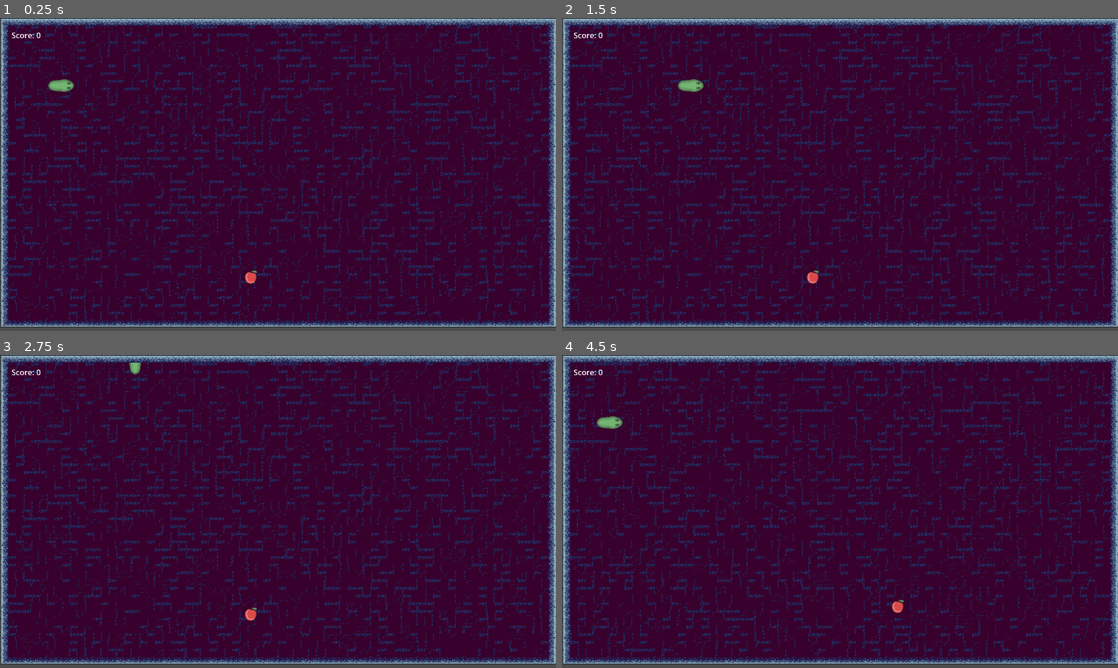
Above: before the commit, frames 1-4 (two rows, left to right).
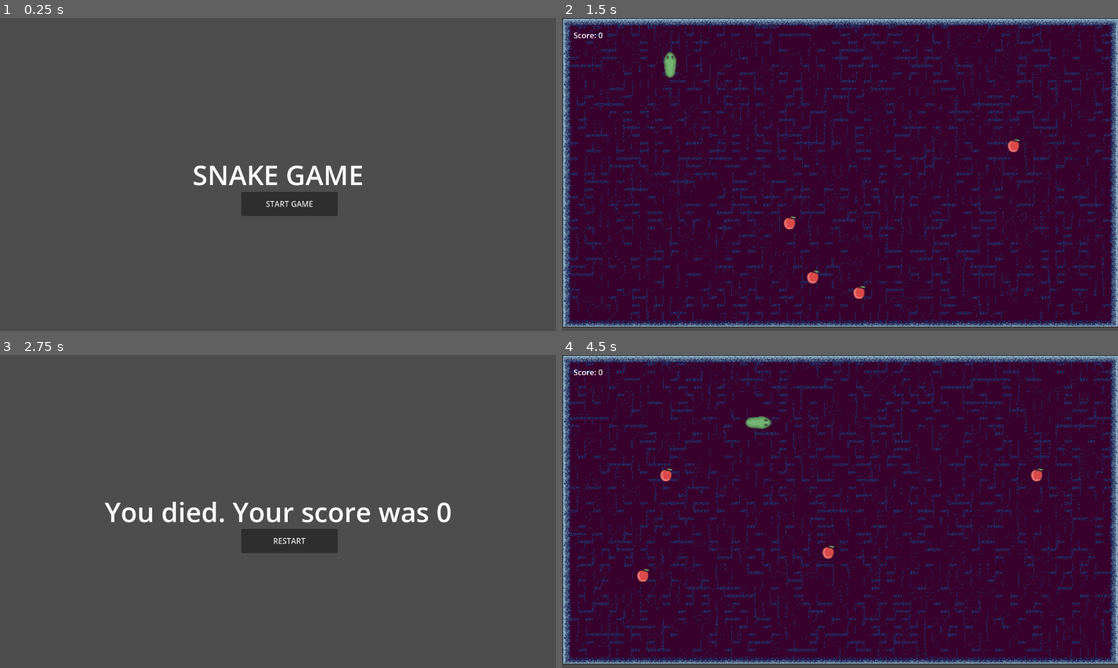
Above: after the commit, the same moments.

Repository: drinkalotz/godot-snake
Game: Godot game, scene res://scenes/main_menu.tscn
Two runs of this game, one before a commit and one after it. Both use one fixed random seed, a clock stepped at 60 frames per second and the inputs below. Before the commit the project starts from res://scenes/world.tscn.
Inputs (mouse positions are in pixels of both pictures, inside the frame that each line leads up to):
- Up to frame 1 (0.25 s): no input
- Up to frame 2 (1.5 s): click (851, 202) at 0.5 s, where only the run after the commit has a clickable "START GAME"; hold Up (up_ui) from 1.28 s (still down)
- Up to frame 3 (2.75 s): keep holding Up (up_ui)
- Up to frame 4 (4.5 s): release Up (up_ui) at 2.75 s; click (851, 539) at 2.75 s, where only the run after the commit has a clickable "RESTART"; hold Left (left_ui) from 3.53 s (still down)

The runs differ from the first frame. In frame 1, 99% of the frame differs, in the area x 0-100%, y 0-99%; in frame 2, 0.5%; in frame 3, 99%; in frame 4, 15%.

Commit message:
added screens (start_game, end_game), added multiple apples

Diff:
--- a/project.godot
+++ b/project.godot
@@ -11,7 +11,7 @@
 [application]
 
 config/name="snake-game"
-run/main_scene="res://scenes/world.tscn"
+run/main_scene="res://scenes/main_menu.tscn"
 config/features=PackedStringArray("4.3", "Forward Plus")
 config/icon="res://icon.svg"
 
--- /dev/null
+++ b/scenes/end_game.tscn
@@ -0,0 +1,47 @@
+[gd_scene load_steps=3 format=3 uid="uid://babdg2v1vn2xt"]
+
+[ext_resource type="Script" path="res://scripts/end_game.gd" id="1_dgxe7"]
+
+[sub_resource type="LabelSettings" id="LabelSettings_3lqc4"]
+font_size = 56
+
+[node name="EndGame" type="Control"]
+layout_mode = 3
+anchors_preset = 15
+anchor_right = 1.0
+anchor_bottom = 1.0
+grow_horizontal = 2
+grow_vertical = 2
+script = ExtResource("1_dgxe7")
+
+[node name="Label" type="Label" parent="."]
+layout_mode = 1
+anchors_preset = 8
+anchor_left = 0.5
+anchor_top = 0.5
+anchor_right = 0.5
+anchor_bottom = 0.5
+offset_left = -20.0
+offset_top = -38.5
+offset_right = 20.0
+offset_bottom = 38.5
+grow_horizontal = 2
+grow_vertical = 2
+label_settings = SubResource("LabelSettings_3lqc4")
+
+[node name="Button" type="Button" parent="."]
+layout_mode = 1
+anchors_preset = 7
+anchor_left = 0.5
+anchor_top = 1.0
+anchor_right = 0.5
+anchor_bottom = 1.0
+offset_left = -76.0
+offset_top = -288.0
+offset_right = 124.0
+offset_bottom = -238.0
+grow_horizontal = 2
+grow_vertical = 0
+text = "RESTART"
+
+[connection signal="pressed" from="Button" to="." method="_on_button_pressed"]
--- /dev/null
+++ b/scenes/end_game_manager.tscn
@@ -0,0 +1,8 @@
+[gd_scene load_steps=2 format=3 uid="uid://dvlnagyle3s35"]
+
+[sub_resource type="GDScript" id="GDScript_tleyt"]
+script/source = "
+"
+
+[node name="end_game_manager" type="Node2D"]
+script = SubResource("GDScript_tleyt")
--- /dev/null
+++ b/scenes/main_menu.tscn
@@ -0,0 +1,48 @@
+[gd_scene load_steps=3 format=3 uid="uid://cwvko4eb06kv3"]
+
+[ext_resource type="Script" path="res://scripts/main_menu.gd" id="1_3575v"]
+
+[sub_resource type="LabelSettings" id="LabelSettings_6usjq"]
+font_size = 56
+
+[node name="MainMenu" type="Control"]
+layout_mode = 3
+anchors_preset = 15
+anchor_right = 1.0
+anchor_bottom = 1.0
+grow_horizontal = 2
+grow_vertical = 2
+script = ExtResource("1_3575v")
+
+[node name="Button" type="Button" parent="."]
+layout_mode = 1
+anchors_preset = 7
+anchor_left = 0.5
+anchor_top = 1.0
+anchor_right = 0.5
+anchor_bottom = 1.0
+offset_left = -76.0
+offset_top = -288.0
+offset_right = 124.0
+offset_bottom = -238.0
+grow_horizontal = 2
+grow_vertical = 0
+text = "START GAME"
+
+[node name="Label" type="Label" parent="."]
+layout_mode = 1
+anchors_preset = 8
+anchor_left = 0.5
+anchor_top = 0.5
+anchor_right = 0.5
+anchor_bottom = 0.5
+offset_left = -51.0
+offset_top = -11.5
+offset_right = 51.0
+offset_bottom = 11.5
+grow_horizontal = 2
+grow_vertical = 2
+text = "SNAKE GAME"
+label_settings = SubResource("LabelSettings_6usjq")
+
+[connection signal="pressed" from="Button" to="." method="_on_button_pressed"]
--- a/scenes/world.tscn
+++ b/scenes/world.tscn
@@ -354,7 +354,7 @@
 [node name="snake" parent="." instance=ExtResource("4_ihk7y")]
 
 [node name="death_timer" type="Timer" parent="."]
-wait_time = 2.0
+wait_time = 0.5
 one_shot = true
 
 [connection signal="timeout" from="death_timer" to="." method="_on_death_timer_timeout"]
--- /dev/null
+++ b/scripts/end_game.gd
@@ -0,0 +1,15 @@
+extends Control
+var label_text: String = "You died. Your score was %s"
+var score: int = 0
+@onready var label: Label = $Label
+
+func _process(delta: float) -> void:
+	label.text = label_text % score
+
+func _on_button_pressed() -> void:
+	var world_scene = load("res://scenes/world.tscn") as PackedScene
+	if world_scene:
+		get_tree().change_scene_to_packed(world_scene)
+	else:
+		print("Failed to load world scene")
+	queue_free()
--- /dev/null
+++ b/scripts/main_menu.gd
@@ -0,0 +1,6 @@
+extends Control
+
+@onready var world: PackedScene = preload("res://scenes/world.tscn")
+
+func _on_button_pressed() -> void:
+	get_tree().change_scene_to_packed(world)
--- a/scripts/world.gd
+++ b/scripts/world.gd
@@ -4,7 +4,9 @@
 @onready var tile_map_layer: TileMapLayer = $tiles
 @onready var snake: CharacterBody2D = $snake
 @onready var apple: PackedScene = preload("res://scenes/apple.tscn")
+@onready var end_game: PackedScene = preload("res://scenes/end_game.tscn")
 @onready var death_timer: Timer = $death_timer
+var apples = []
 var score: int = 0
 var score_string: String = "Score: %s"
 @onready var label: Label = $Label
@@ -32,7 +34,7 @@
 
 func _ready() -> void:
 	snake._on_snake_died.connect(snake_died)
-	snake.SPEED = 5
+	snake.SPEED = 7
 	var source_id = 1
 
 	tile_map_layer.set_cell(Vector2i(0, 0), source_id, top_left_corner_border)
@@ -68,11 +70,16 @@
 	label.global_position = tile_map_layer.map_to_local(Vector2i(1, 1))
 	label.visible = true
 	label.text = score_string % score
-	var new_apple = apple.instantiate()
-	add_child(new_apple)
-	new_apple.set_deferred("global_position", tile_map_layer.map_to_local(walkable_coordinates.pick_random()))
-	new_apple.set_deferred("visible", true)
-	new_apple._on_apple_eaten.connect(handle_apple_eaten)
+	for i in range(1, 5):
+		if apples.size() == 5:
+			pass
+		else:
+			var new_apple = apple.instantiate()
+			apples.append(new_apple)
+			add_child(new_apple)
+			new_apple.set_deferred("global_position", tile_map_layer.map_to_local(walkable_coordinates.pick_random()))
+			new_apple.set_deferred("visible", true)
+			new_apple._on_apple_eaten.connect(handle_apple_eaten)
 
 func snake_died():
 	death_timer.start()
@@ -81,19 +88,27 @@
 	eaten_apple.queue_free()
 	score += 1
 	var apples_to_spawn: int = floor(score as float / 10) + 1
-	snake.SPEED += 0.5
+	snake.SPEED += 0.2
 	snake.grow_snake()
 	label.text = score_string % score
-	for i in range(apples_to_spawn, apples_to_spawn + 1):
-		print(i)
-		var new_apple = apple.instantiate()
-		self.call_deferred("add_child", new_apple)
-		new_apple.set_deferred("global_position", tile_map_layer.map_to_local(walkable_coordinates.pick_random()))
-		new_apple.set_deferred("visible", true)
-		new_apple._on_apple_eaten.connect(handle_apple_eaten)
+	apples.pop_front()
+	#for i in range(apples_to_spawn, apples_to_spawn + 1):
+	for i in range(1, 5):
+		if apples.size() == 5:
+			pass
+		else:
+			var new_apple = apple.instantiate()
+			apples.append(new_apple)
+			self.call_deferred("add_child", new_apple)
+			new_apple.set_deferred("global_position", tile_map_layer.map_to_local(walkable_coordinates.pick_random()))
+			new_apple.set_deferred("visible", true)
+			new_apple._on_apple_eaten.connect(handle_apple_eaten)
 
 
 
 
 func _on_death_timer_timeout() -> void:
-	get_tree().reload_current_scene()
+	var end_game_scene = end_game.instantiate()
+	end_game_scene.score = score
+	get_tree().root.add_child(end_game_scene)
+	queue_free()
